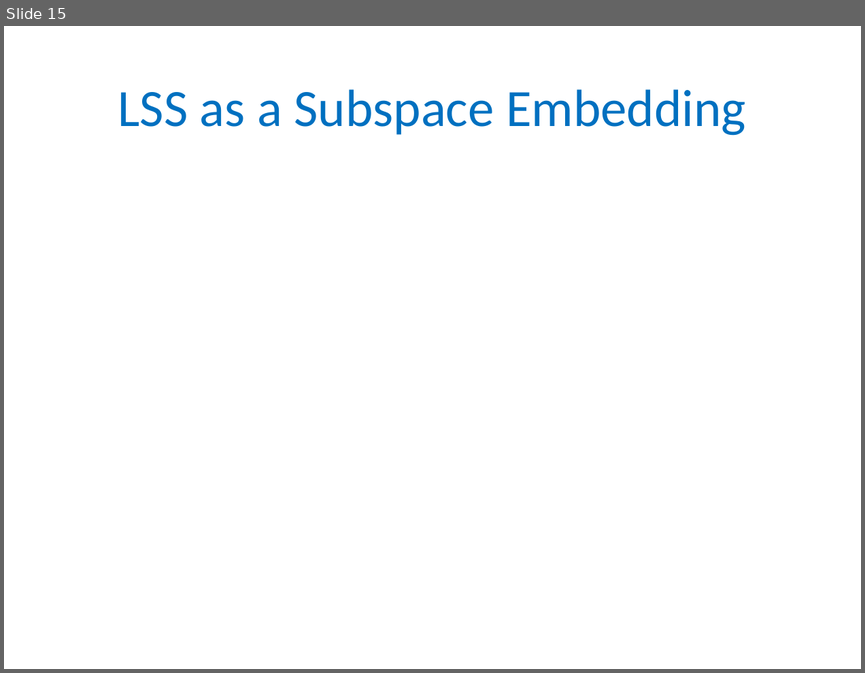
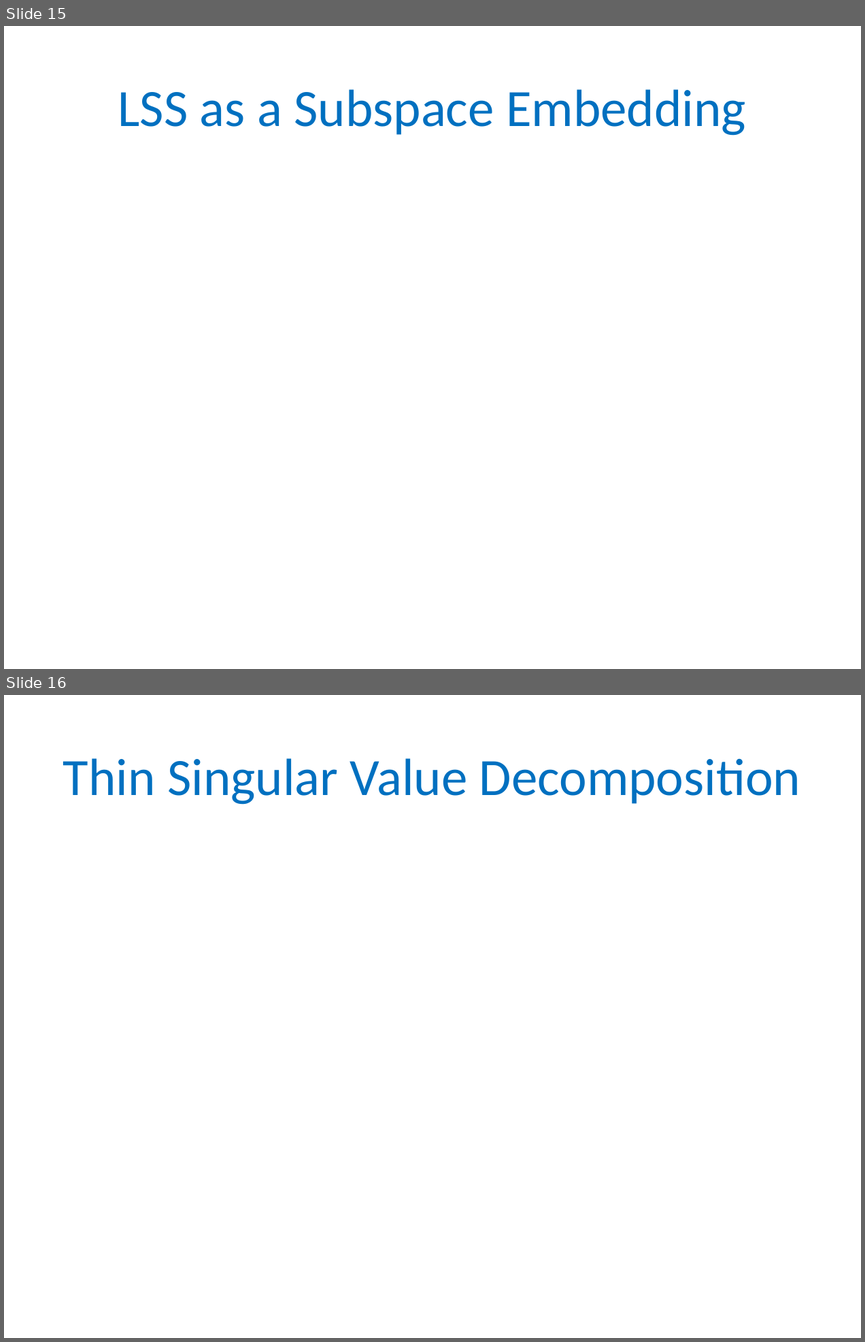
Before and after one commit to gyaroslavtsev/gyaroslavtsev.github.io, a slide deck: big-data/lecture07.pptx. Shown one above the other, each under a label of ours: slide 15 before the commit, slides 15 and 16 after it. The pictures are 865x673 and 865x1342 pixels, drawn with LibreOffice and Linux fonts; fonts in the diff are those of the drawing; grey boxes stand for pictures. Boxes give left, top, right and bottom in pixels: in the first picture for what was removed or moved away, otherwise in the second. Text is boxed around its words. In the diff, an @@ line names an element or a change of style, - is before the commit and + after.

```diff
--- a/big-data/lecture07.pptx
+++ b/big-data/lecture07.pptx
@@ slide 16 added at box(4, 695, 861, 1338), background #FFFFFF @@
@@ title added at box(63, 758, 800, 804), 44 pt, text #0070C0 @@
+Thin Singular Value Decomposition
```
Also in this commit, not shown: 6 other slides added, 3 other files.
